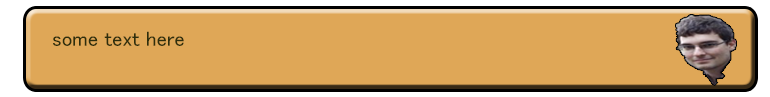
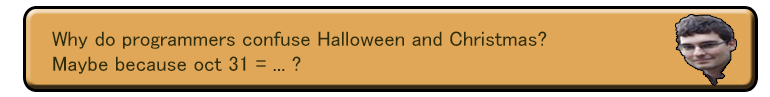
Layered file, before and after one edit (770x97). Changes by layer:
renamed "some text here" to "Why do programmers confuse Halloween and Christmas? Maybe beca", painted on it over <box>52,31,547,74</box>
